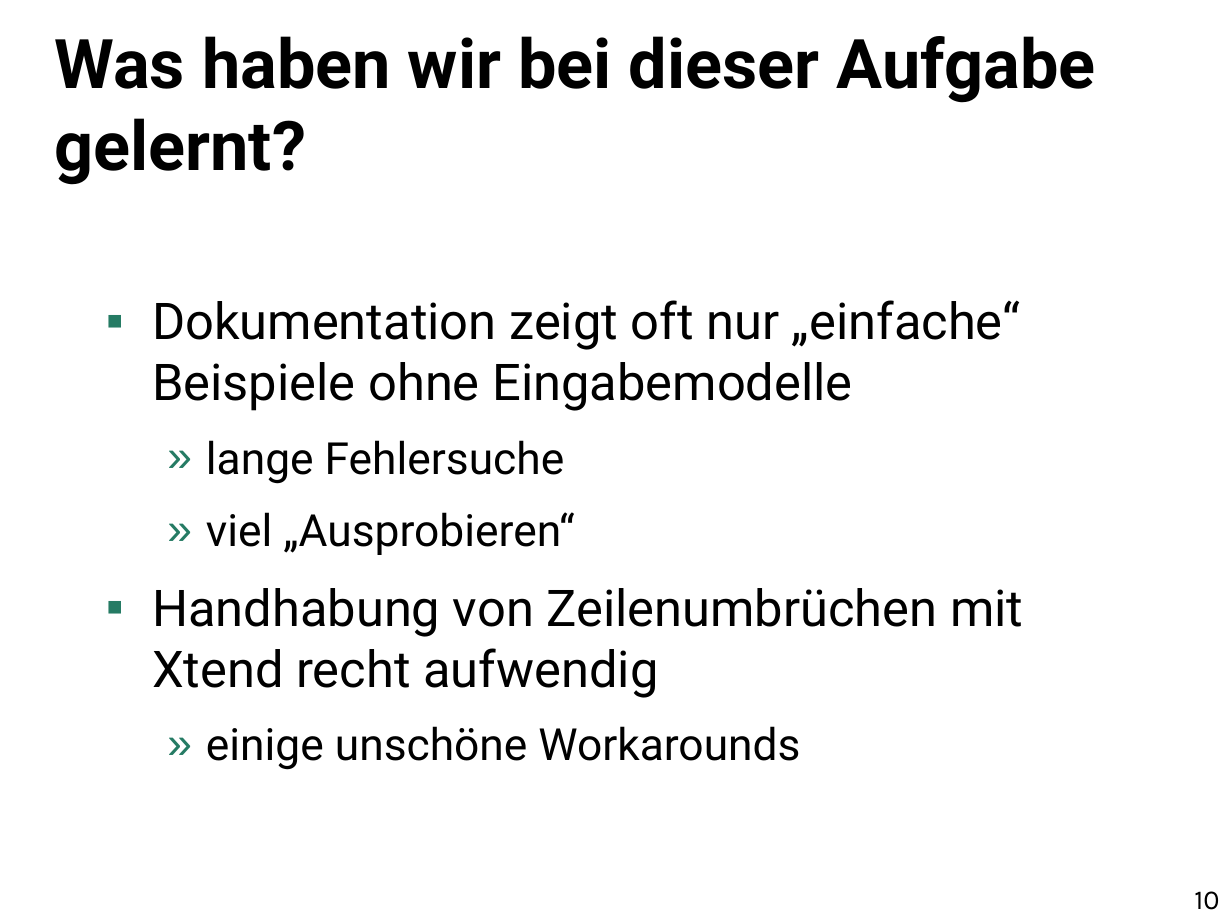
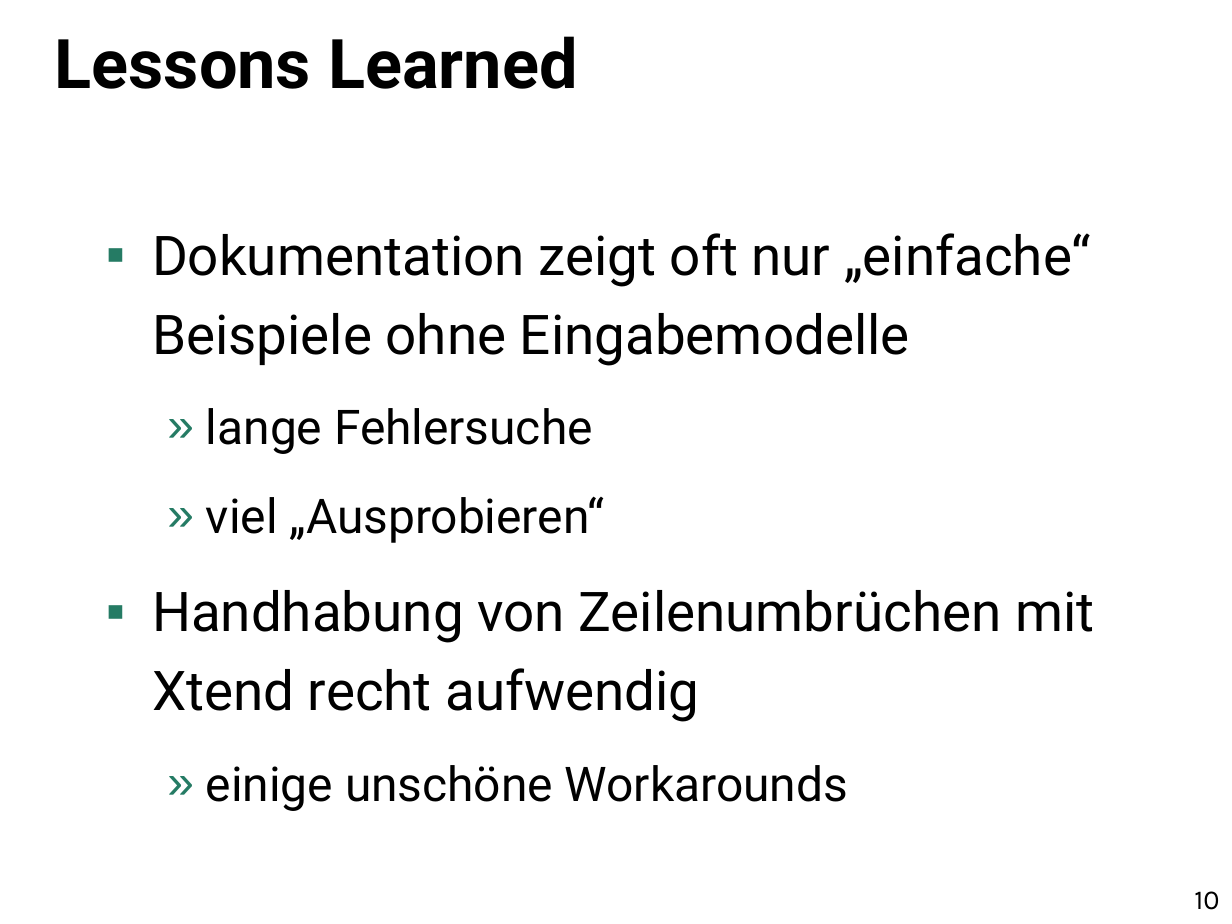
Before and after one commit to uwecl/MDSD-Praktikum, a slide deck: slide 10 of presentation/MDSD-Abschlusspraesentation.pptx. Drawn at 1232x924 pixels with LibreOffice and Linux fonts; fonts in the diff are those of the drawing. Boxes give left, top, right and bottom in pixels: in the first picture for what was removed or moved away, otherwise in the second. Text is boxed around its words. In the diff, an @@ line names an element or a change of style, - is before the commit and + after.

Commit message:
Small layout changes.

```diff
--- a/presentation/MDSD-Abschlusspraesentation.pptx
+++ b/presentation/MDSD-Abschlusspraesentation.pptx
@@ title at [55,36,577,89]: text changed @@
-Was haben wir bei dieser Aufgabe gelernt?
+Lessons Learned
@@ text "Dokumentation zeigt oft nur „einfache“ ...": place and size @@
-text "Dokumentation zeigt oft nur „einfache“ ..." at [152,300,1023,770]
+text "Dokumentation zeigt oft nur „einfache“ ..." at [152,233,1094,811]
@@ text "Dokumentation zeigt oft nur „einfache“ ..." at [152,233,1094,811]: size 29.6 to 32 pt in "Dokumentation zeigt oft nur „einfache“ Beispiele ohne ...", "Handhabung von Zeilenumbrüchen mit Xtend recht aufwendig"; size 25.9 to 28 pt in "lange Fehlersuche", "viel „Ausprobieren“", "einige unschöne Workarounds"; line spacing 1 to 1.2 @@
```
Also in this commit, not shown: 5 other slides changed.
